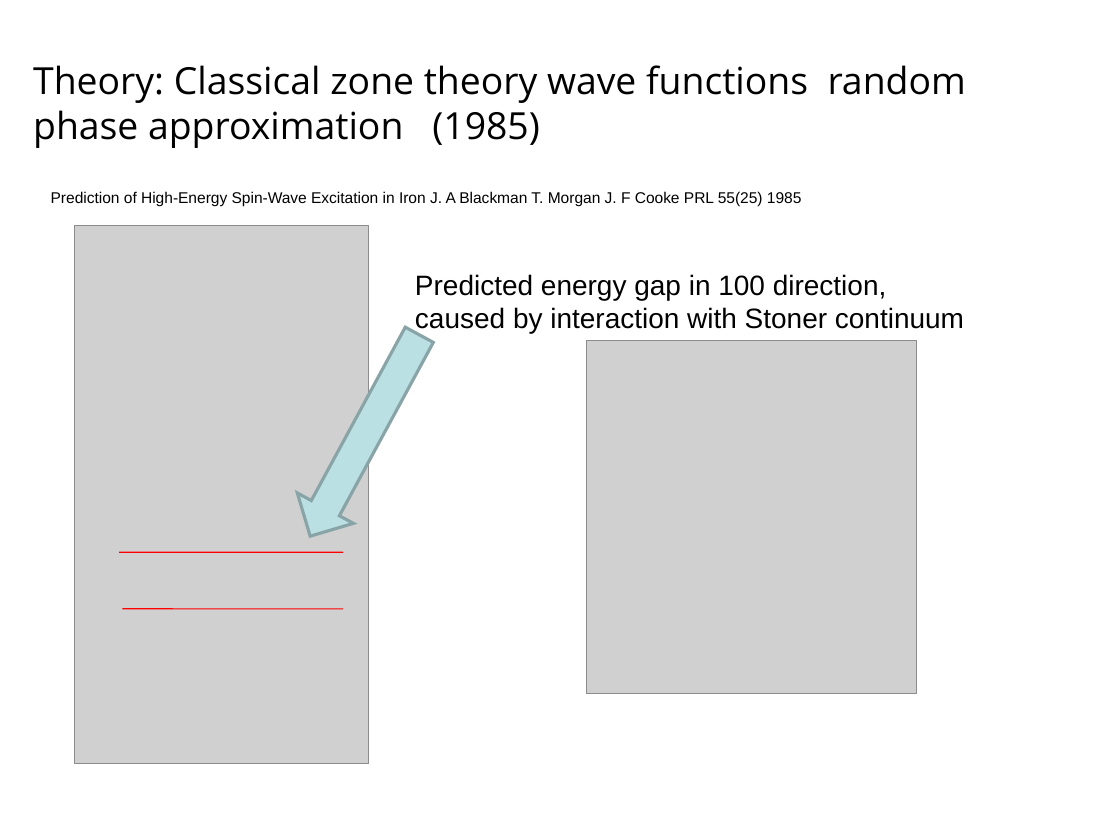
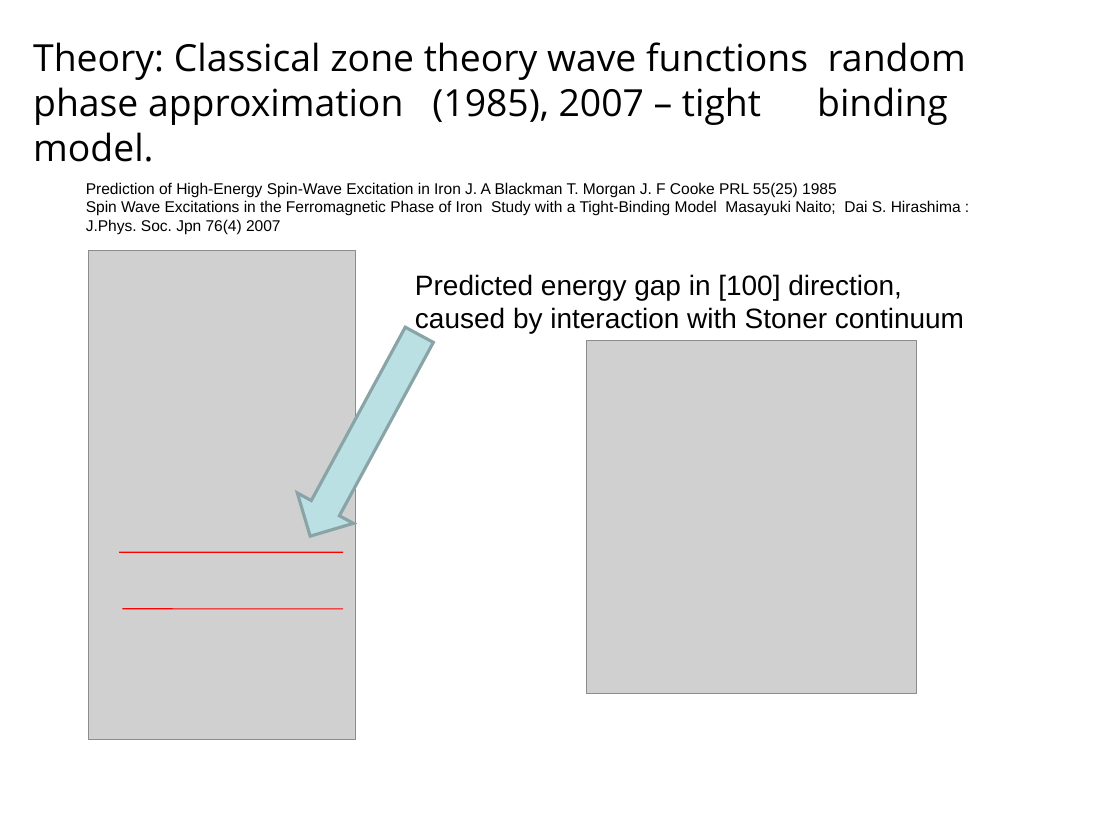
Before and after one commit to abuts/Fe, a slide deck: slide 4 of June2017/Icns2017/ICNS2017.ppt. Drawn at 1120x840 pixels with LibreOffice and Linux fonts; fonts in the diff are those of the drawing; grey boxes stand for pictures; background and template pictures are left out. Boxes give left, top, right and bottom in pixels: in the first picture for what was removed or moved away, otherwise in the second. Text is boxed around its words. In the diff, an @@ line names an element or a change of style, - is before the commit and + after.

```diff
--- a/June2017/Icns2017/ICNS2017.ppt
+++ b/June2017/Icns2017/ICNS2017.ppt
@@ title at (33,42,966,162): text changed @@
-Theory: Classical zone theory wave functions random phase approximation (1985)
+Theory: Classical zone theory wave functions random phase approximation (1985), 2007 – tight binding model.
@@ text "Prediction of High-Energy Spin-Wave Excitation ...": place and size @@
-text "Prediction of High-Energy Spin-Wave Excitation ..." at (51,191,802,206)
+text "Prediction of High-Energy Spin-Wave Excitation ..." at (86,182,961,234)
@@ text at (86,200,961,234): paragraphs added @@
+Spin Wave Excitations in the Ferromagnetic Phase of Iron Study with a Tight-Binding Model Masayuki Naito; Dai S. Hirashima :
+J.Phys. Soc. Jpn 76(4) 2007
@@ picture: place and size @@
-picture at (75,226,368,764)
+picture at (88,251,356,740)
@@ text at (415,274,902,300): text changed @@
-Predicted energy gap in 100 direction,
+Predicted energy gap in [100] direction,
```
Also in this commit, not shown: 3 other slides changed, 5 slides added, 2 slides removed.
